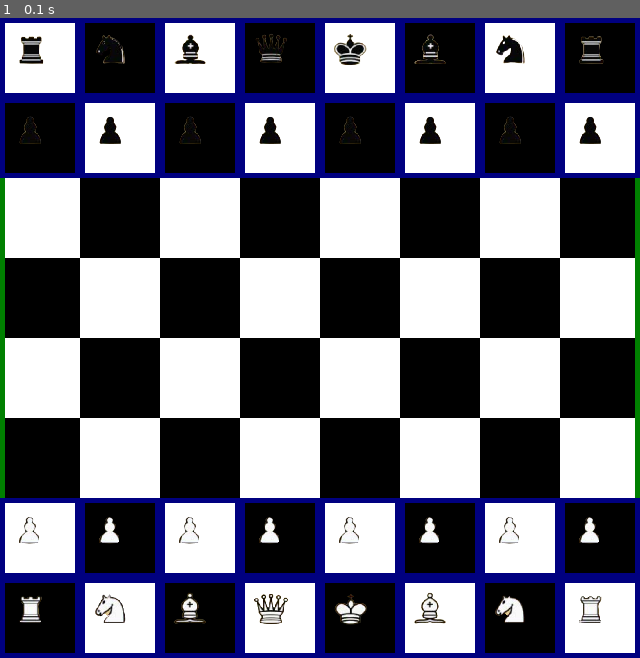
Above: before the commit, frame 1.
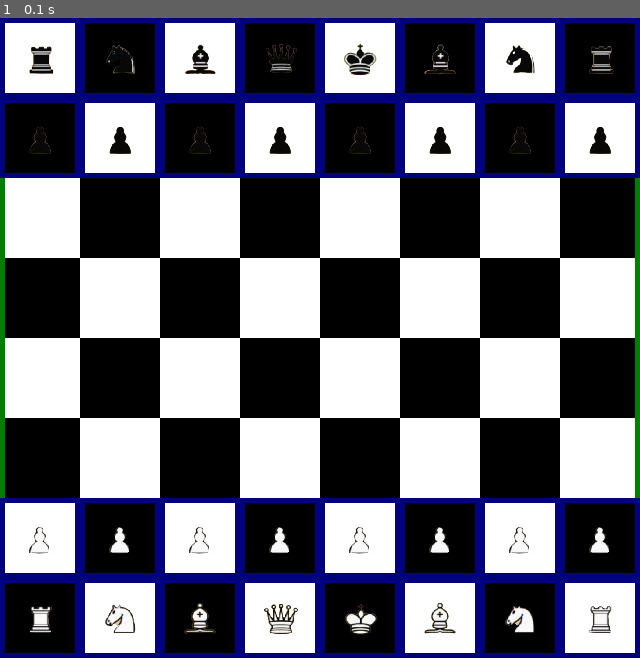
Above: after the commit, the same moment.

Repository: khanhnguyentuann/chess-game
Game: pygame game, started from main.py
Same seed, same stepped clock (60 frames per second), same inputs: the game is played once before the commit and once after it.
Inputs:
- Up to frame 1 (0.1 s): no input

The runs differ from the first frame. In frame 1, 4.2% of the frame differs, in the area x 2-96%, y 2-97%.

Commit message:
Adjust the chess piece to the center of the square

Diff:
--- a/main.py
+++ b/main.py
@@ -66,7 +66,7 @@
                     img = pygame.transform.scale(img, (60, 60))
                 else:
                     img = pygame.transform.scale(img, (40, 40))
-                screen.blit(img, (col * 80 + 10, row * 80 + 10))
+                screen.blit(img, (col * 80 + 20, row * 80 + 20))
 
     # Vẽ các ô vuông hỗ trợ chọn quân cờ
     pygame.draw.rect(screen, GREEN, [0, 0, 640, 640], 5)
